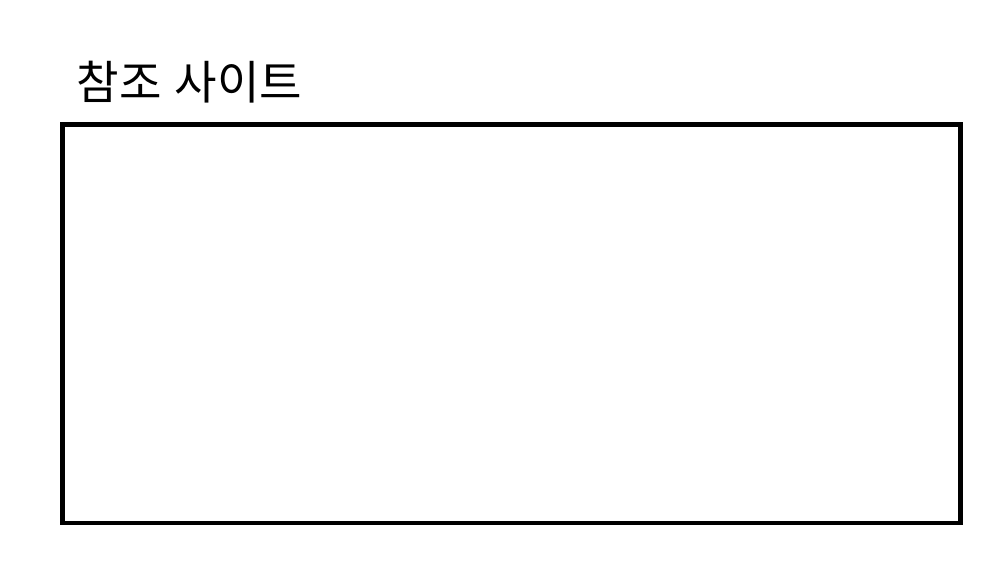
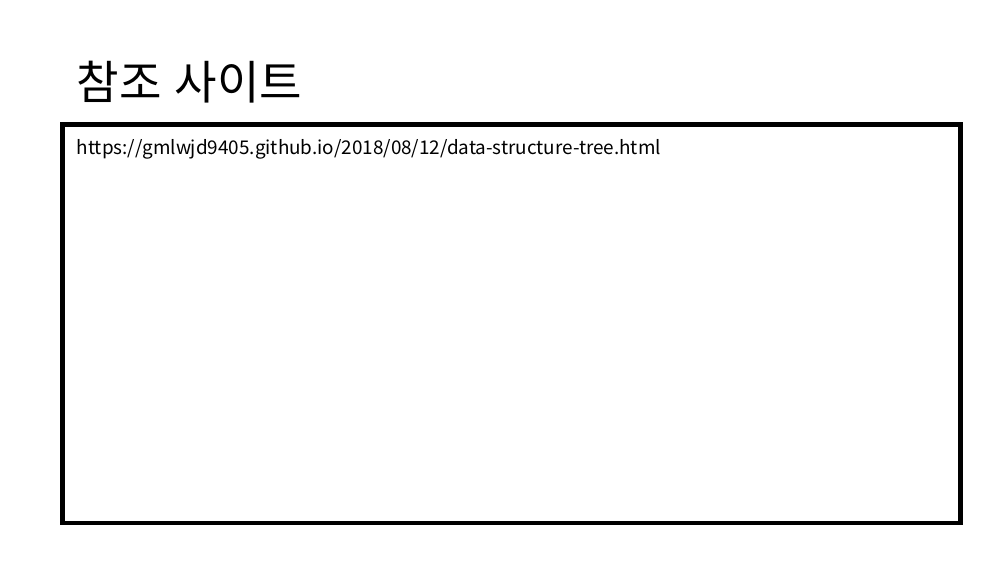
Before and after one commit to jinnyfruit/Data_Structure, a slide deck: slide 32 of 스터디/발표자료/01Stack_Queue_Tree.pptx (slide 19 before the commit). Drawn at 1008x567 pixels with LibreOffice and Linux fonts; fonts in the diff are those of the drawing. Boxes give left, top, right and bottom in pixels: in the first picture for what was removed or moved away, otherwise in the second. Text is boxed around its words. In the diff, an @@ line names an element or a change of style, - is before the commit and + after.

```diff
--- a/스터디/발표자료/01Stack_Queue_Tree.pptx
+++ b/스터디/발표자료/01Stack_Queue_Tree.pptx
@@ text added at [77,139,661,159], 18 pt, text #000000 @@
+https://gmlwjd9405.github.io/2018/08/12/data-structure-tree.html
```
Also in this commit, not shown: 1 other slide changed, 13 slides added, 5 other files.
